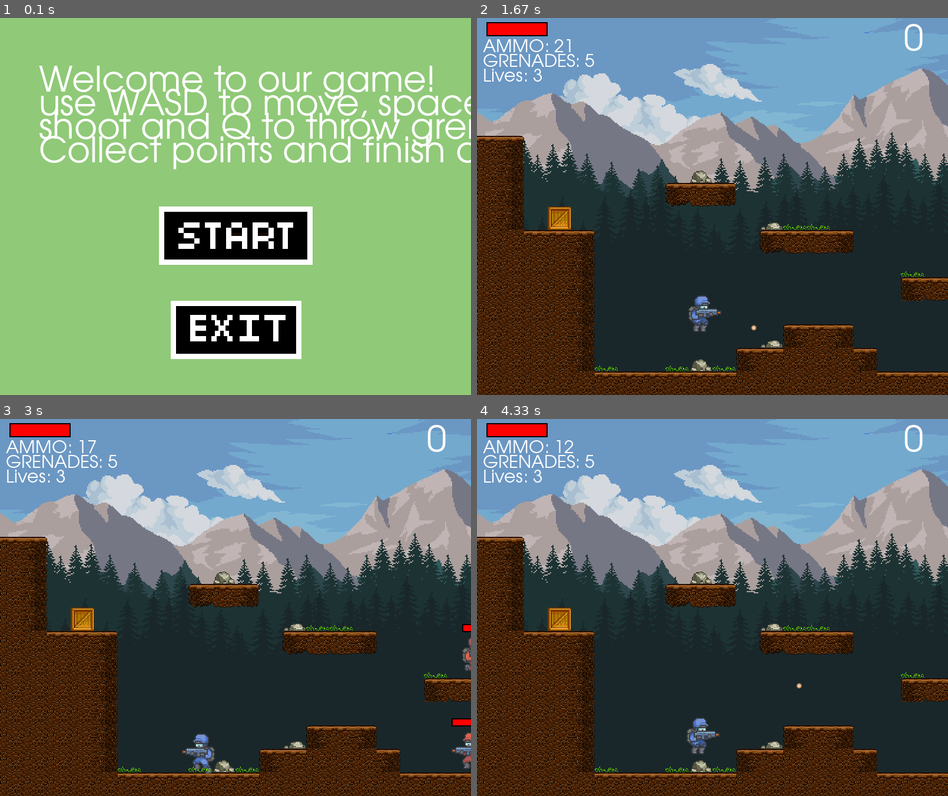
Above: before the commit, frames 1-4 (two rows, left to right).
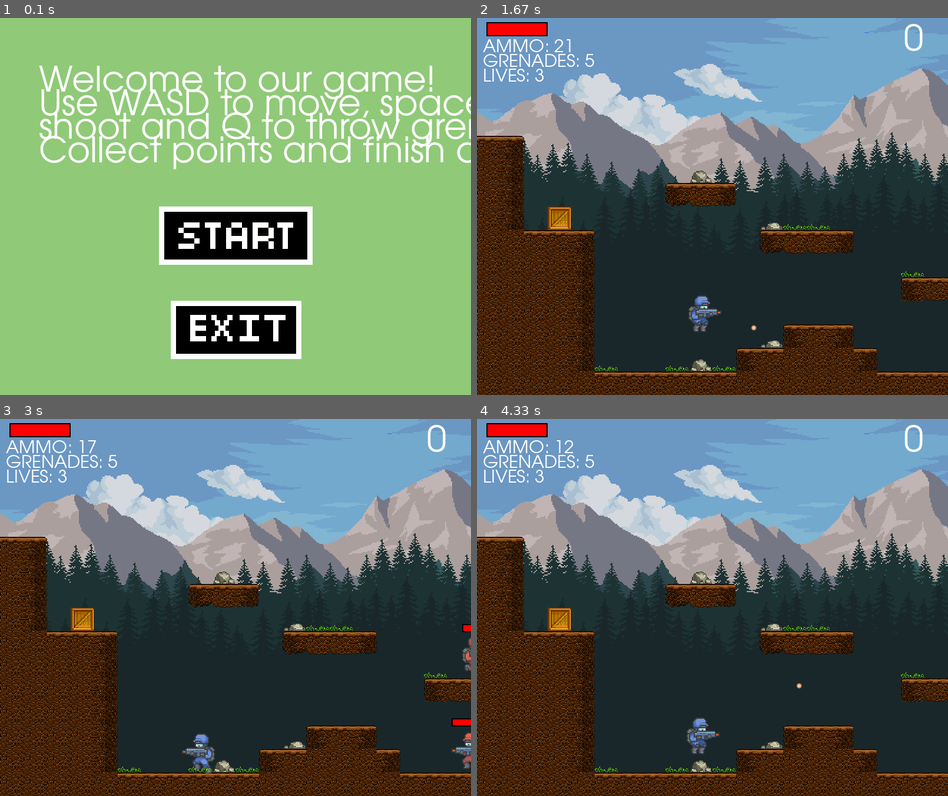
Above: after the commit, the same moments.

Repository: danielsaleshelp/CDU-GROUP-305-A3
Game: pygame game, started from Question 2/Pygame.py
Two runs of this game, one before a commit and one after it. Both use one fixed random seed, a clock stepped at 60 frames per second and the inputs below.
Inputs (mouse positions are in pixels of both pictures, inside the frame that each line leads up to):
- Up to frame 1 (0.1 s): no input
- Up to frame 2 (1.67 s): click (712, 236) at 0.38 s; tap Space at 0.67, 1.07, 1.37, 1.57 s; hold D 1-1.47 s; hold W from 1.5 s (still down)
- Up to frame 3 (3 s): release W at 1.8 s; hold D 1.83-2.3 s; tap Space at 1.9, 2.2, 2.4, 2.7, 2.97 s; hold A 2.33-2.87 s; hold A from 2.9 s (still down)
- Up to frame 4 (4.33 s): tap Space at 3.27, 3.4, 3.8, 4.1 s; release A at 3.3 s; hold W 3.33-3.7 s; hold D from 3.73 s (still down)

The runs differ from the first frame. In frame 1, 1.7% of the frame differs, in the area x 8-100%, y 18-28%; in frame 2, 0.2%; in frame 3, 0.2%; in frame 4, 0.2%.

Commit message:
Update Pygame.py

Diff:
--- a/Question 2/Pygame.py
+++ b/Question 2/Pygame.py
@@ -682,7 +682,7 @@
     if start_game == False:
         screen.fill(BG)
         draw_text(f'Welcome to our game!', big_font, WHITE, SCREEN_WIDTH//12, int(SCREEN_HEIGHT*0.25)-80)
-        draw_text(f'use WASD to move, spacebar to', big_font, WHITE, SCREEN_WIDTH//12, int(SCREEN_HEIGHT*0.25)-40)
+        draw_text(f'Use WASD to move, spacebar to', big_font, WHITE, SCREEN_WIDTH//12, int(SCREEN_HEIGHT*0.25)-40)
         draw_text(f'shoot and Q to throw grenades', big_font, WHITE, SCREEN_WIDTH//12, int(SCREEN_HEIGHT*0.25)+0)
         draw_text(f'Collect points and finish all 3 levels', big_font, WHITE, SCREEN_WIDTH//12, int(SCREEN_HEIGHT*0.25)+40)
         if start_button.draw(screen):
@@ -705,7 +705,7 @@
         #grenades
         draw_text(f'GRENADES: {player.grenades}', font, WHITE, 10, 60)
         #lives
-        draw_text(f'Lives: {lives}', font, WHITE, 10, 85)
+        draw_text(f'LIVES: {lives}', font, WHITE, 10, 85)
         #points
         draw_text(f'{points}', big_font, WHITE, SCREEN_WIDTH-75, 10)
 
@@ -798,9 +798,9 @@
         if level ==3 and enemy.alive == False:
             if win_fade.fade():
                 if lives > 1:
-                    draw_text(f'You won with {lives} lives remaing', big_font, BLACK, SCREEN_WIDTH//7, int(SCREEN_HEIGHT*0.25)-10)
+                    draw_text(f'You won with {lives} lives remaining', big_font, BLACK, SCREEN_WIDTH//7, int(SCREEN_HEIGHT*0.25)-10)
                 elif lives == 1:
-                    draw_text(f'You won with {lives} life remaing', big_font, BLACK, SCREEN_WIDTH//7, int(SCREEN_HEIGHT*0.25)-10)
+                    draw_text(f'You won with {lives} life remaining', big_font, BLACK, SCREEN_WIDTH//7, int(SCREEN_HEIGHT*0.25)-10)
                 draw_text(f'+{lives*50}!', big_font, BLACK, SCREEN_WIDTH//7, int(SCREEN_HEIGHT*0.25)+30)
                 draw_text(f'You scored {points} points!', big_font, BLACK, SCREEN_WIDTH//7, int(SCREEN_HEIGHT*0.25)+70)
                 if exit_button.draw(screen):
